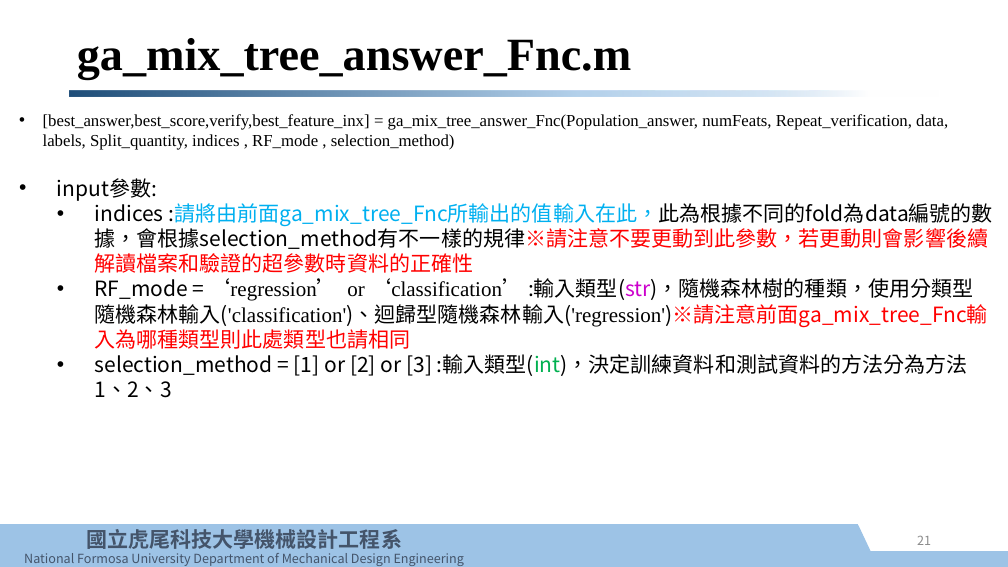
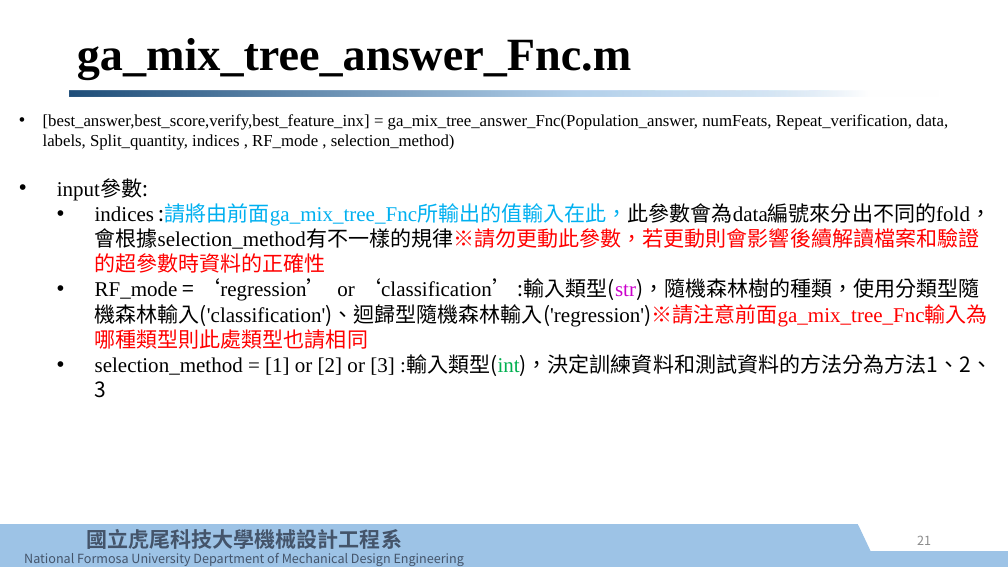
Before and after one commit to e970230/test, a slide deck: slide 21 of GA_RF/基因演算法控制隨機森林使用說明.pptx. Drawn at 1008x567 pixels with LibreOffice and Linux fonts; fonts in the diff are those of the drawing; background and template pictures are left out. Boxes give left, top, right and bottom in pixels: in the first picture for what was removed or moved away, otherwise in the second. Text is boxed around its words. In the diff, an @@ line names an element or a change of style, - is before the commit and + after.

```diff
--- a/GA_RF/基因演算法控制隨機森林使用說明.pptx
+++ b/GA_RF/基因演算法控制隨機森林使用說明.pptx
@@ text at (57,179,992,398): font Noto Sans CJK SC to Times New Roman in "input參數:", "RF_mode :輸入類型(str)，隨機森林樹的種類，使用分類型隨機森林輸入('classification')、迴歸 ...", "selection_method = [1] or [2] or [3] ..." @@
@@ text at (95,203,991,273): text changed @@
-  • indices :請將由前面ga_mix_tree_Fnc所輸出的值輸入在此，此為根據不同的fold為data編號的數據，會根據selection_method有不一樣的規律※請注意不要更動到此參數，若更動則會影響後續解讀檔案和驗證的超參數時資料的正確性
+  • indices :請將由前面ga_mix_tree_Fnc所輸出的值輸入在此，此參數會為data編號來分出不同的fold，會根據selection_method有不一樣的規律※請勿更動此參數，若更動則會影響後續解讀檔案和驗證的超參數時資料的正確性
```
Also in this commit, not shown: 8 other slides changed, 8 other files.
